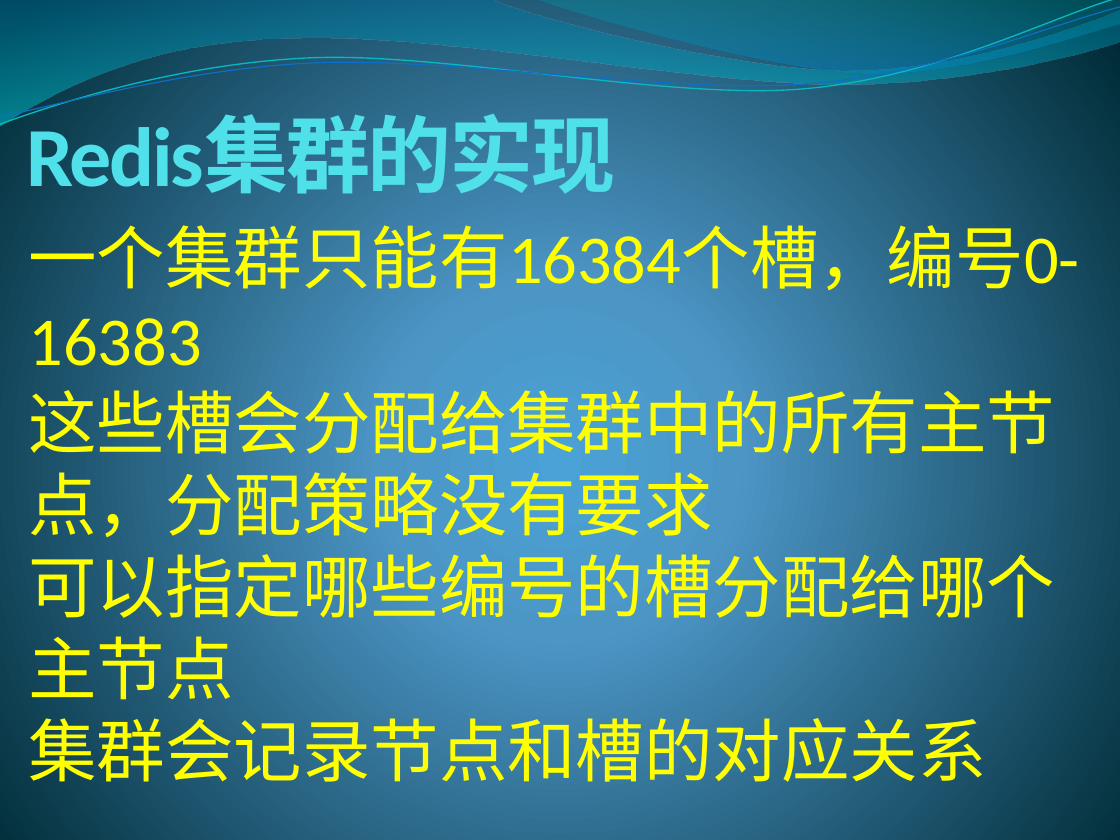
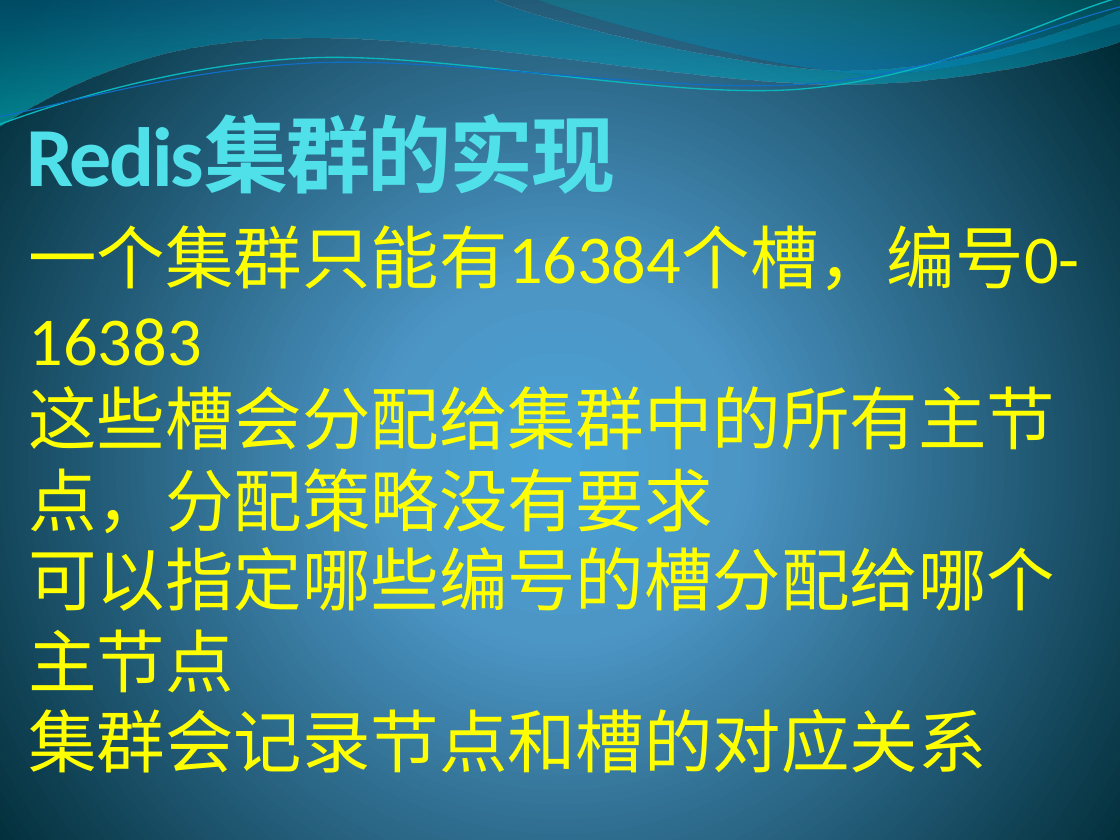
Before and after one commit to lixinjie1985/redis, a slide deck: slide 13 of docs/redis-01.pptx (slide 11 before the commit). Drawn at 1120x840 pixels with LibreOffice and Linux fonts; fonts in the diff are those of the drawing. Boxes give left, top, right and bottom in pixels: in the first picture for what was removed or moved away, otherwise in the second. Text is boxed around its words. In the diff, an @@ line names an element or a change of style, - is before the commit and + after.

```diff
--- a/docs/redis-01.pptx
+++ b/docs/redis-01.pptx
@@ text at (28, 378, 1055, 793): paragraphs removed @@
-这些槽会分配给集群中的所有主节点，分配策略没有要求
-可以指定哪些编号的槽分配给哪个主节点
-集群会记录节点和槽的对应关系
@@ text added at (28, 374, 1055, 543), 44 pt, text #FFFF00 @@
+这些槽会分配给集群中的所有主节点，分配策略没有要求
@@ text added at (28, 535, 1055, 693), 44 pt, text #FFFF00 @@
+可以指定哪些编号的槽分配给哪个主节点
@@ text added at (28, 697, 986, 784), 44 pt, text #FFFF00 @@
+集群会记录节点和槽的对应关系
```
Also in this commit, not shown: 22 other slides changed, 15 slides added.
